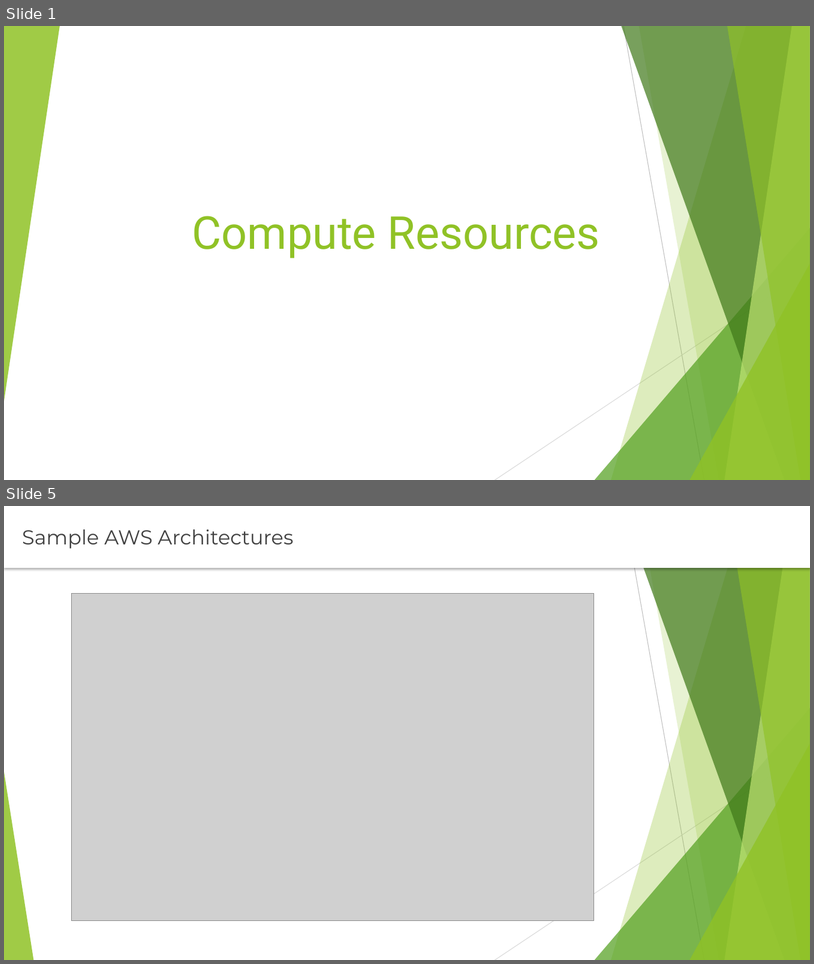
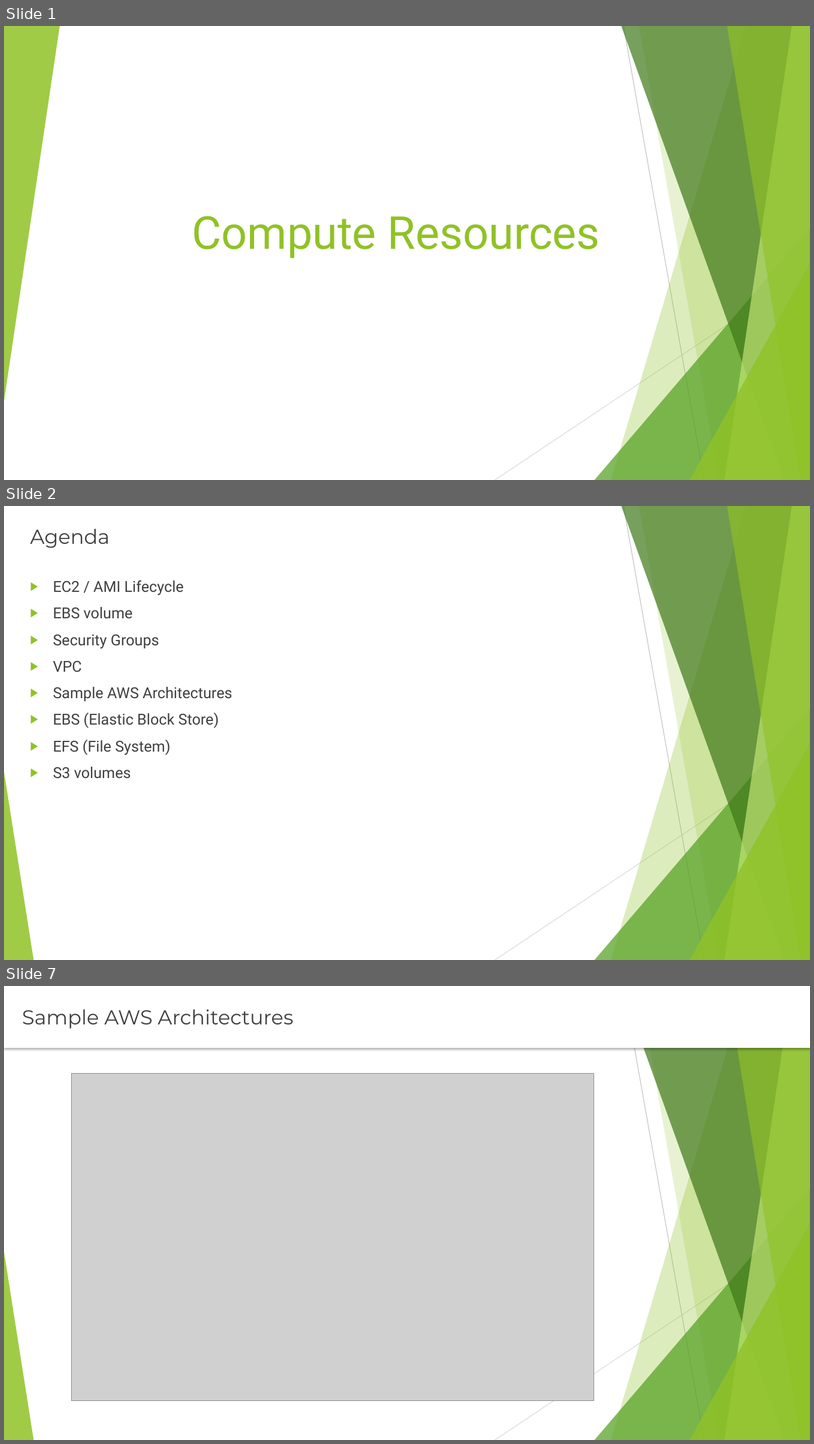
Before and after one commit to rusergei2010/AWSCourse2019, a slide deck: Lecture_2_Compute_Resources/Compute_Resources.pptx. Shown one above the other, each under a label of ours: slides 1 and 5 before the commit, slides 1, 2 and 7 after it; the slides between them are not shown. The pictures are 814x964 and 814x1444 pixels, drawn with LibreOffice and Linux fonts; fonts in the diff are those of the drawing; grey boxes stand for pictures. Boxes give left, top, right and bottom in pixels: in the first picture for what was removed or moved away, otherwise in the second. Text is boxed around its words. In the diff, an @@ line names an element or a change of style, - is before the commit and + after.

```diff
--- a/Lecture_2_Compute_Resources/Compute_Resources.pptx
+++ b/Lecture_2_Compute_Resources/Compute_Resources.pptx
@@ slide 2 added at <box>4,506,810,960</box>, background #FFFFFF; not listed: 10 template elements that a slide beside it also shows @@
@@ title added at <box>30,529,110,548</box>, 24 pt, text #404040 @@
+Agenda
@@ text added at <box>53,580,232,778</box>, 18 pt, text #404040 @@
+▶ EC2 / AMI Lifecycle
+▶ EBS volume
+▶ Security Groups
+▶ VPC
+▶ Sample AWS Architectures
+▶ EBS (Elastic Block Store)
+▶ EFS (File System)
+▶ S3 volumes
@@ what was slide 5 is now slide 7 @@
```
Also in this commit, not shown: 4 slides changed, 6 other slides added, 7 other files.
